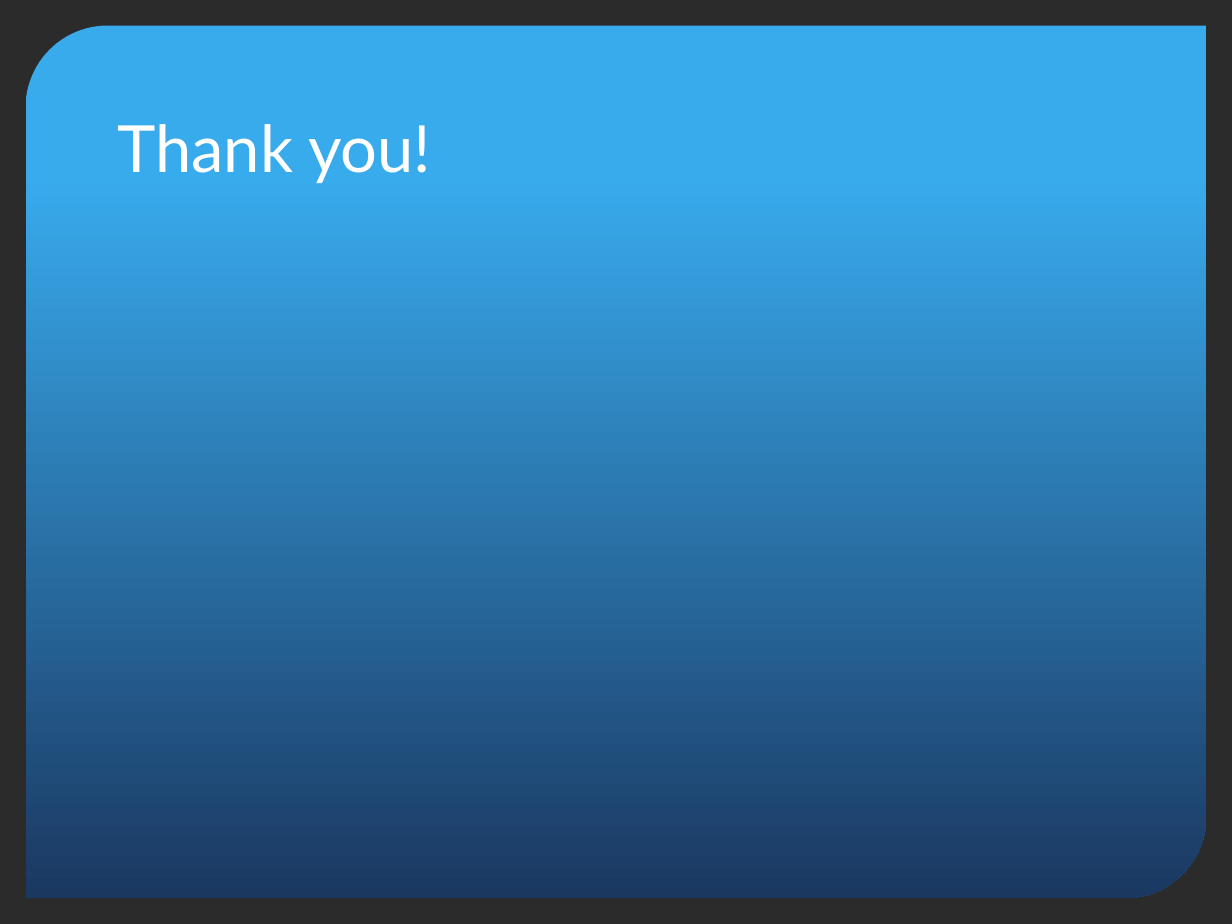
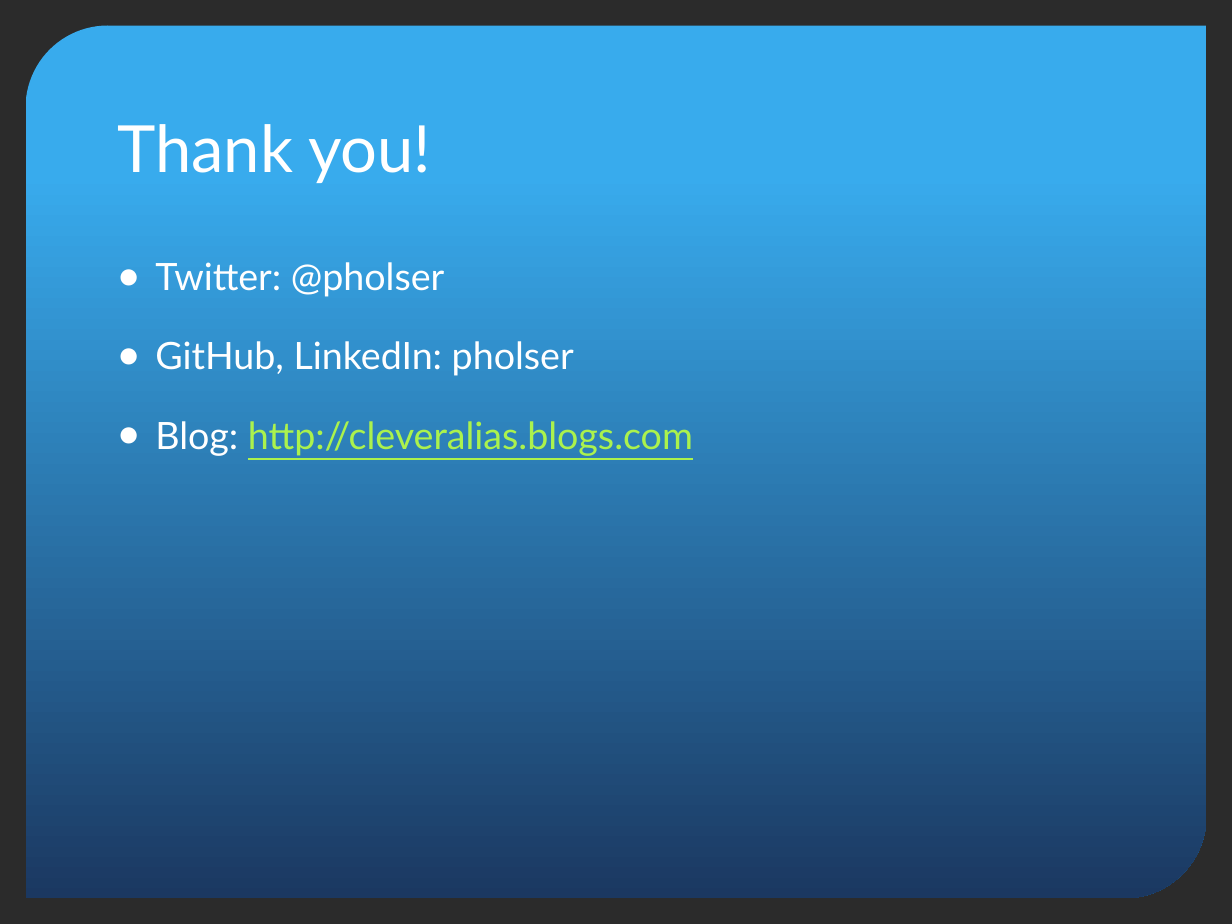
Before and after one commit to pholser/bending-junit, a slide deck: slide 36 of bending-junit.pptx. Drawn at 1232x924 pixels with LibreOffice and Linux fonts; fonts in the diff are those of the drawing; background and template pictures are left out; a plain dark background stands for a picture behind light text. Boxes give left, top, right and bottom in pixels: in the first picture for what was removed or moved away, otherwise in the second. Text is boxed around its words. In the diff, an @@ line names an element or a change of style, - is before the commit and + after.

Commit message:
more slides

```diff
--- a/bending-junit.pptx
+++ b/bending-junit.pptx
@@ text added at [155, 262, 693, 456], 22 pt, text #FFFFFF @@
+● Twitter: @pholser
+● GitHub, LinkedIn: pholser
+● Blog: http://cleveralias.blogs.com
```
